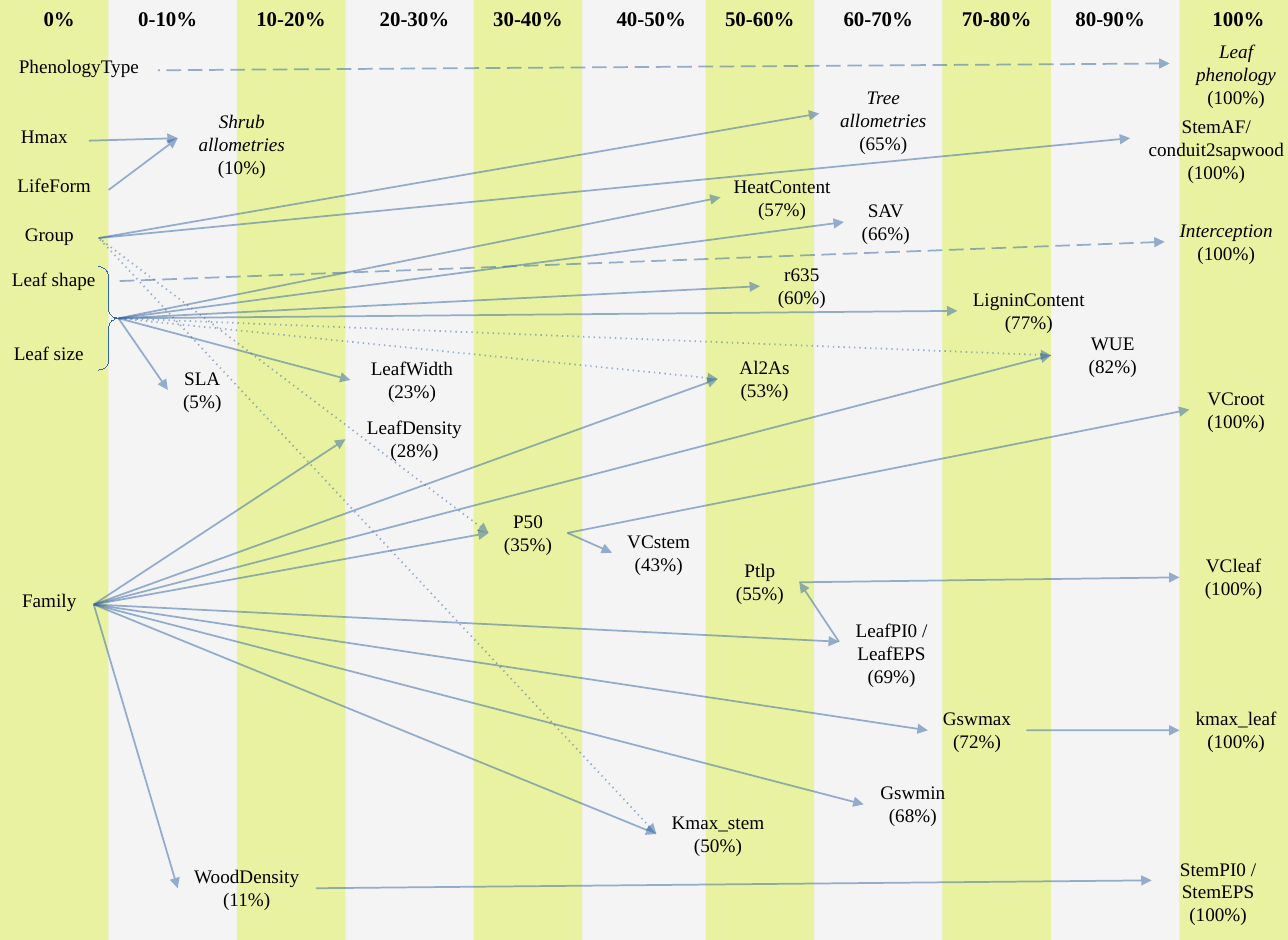
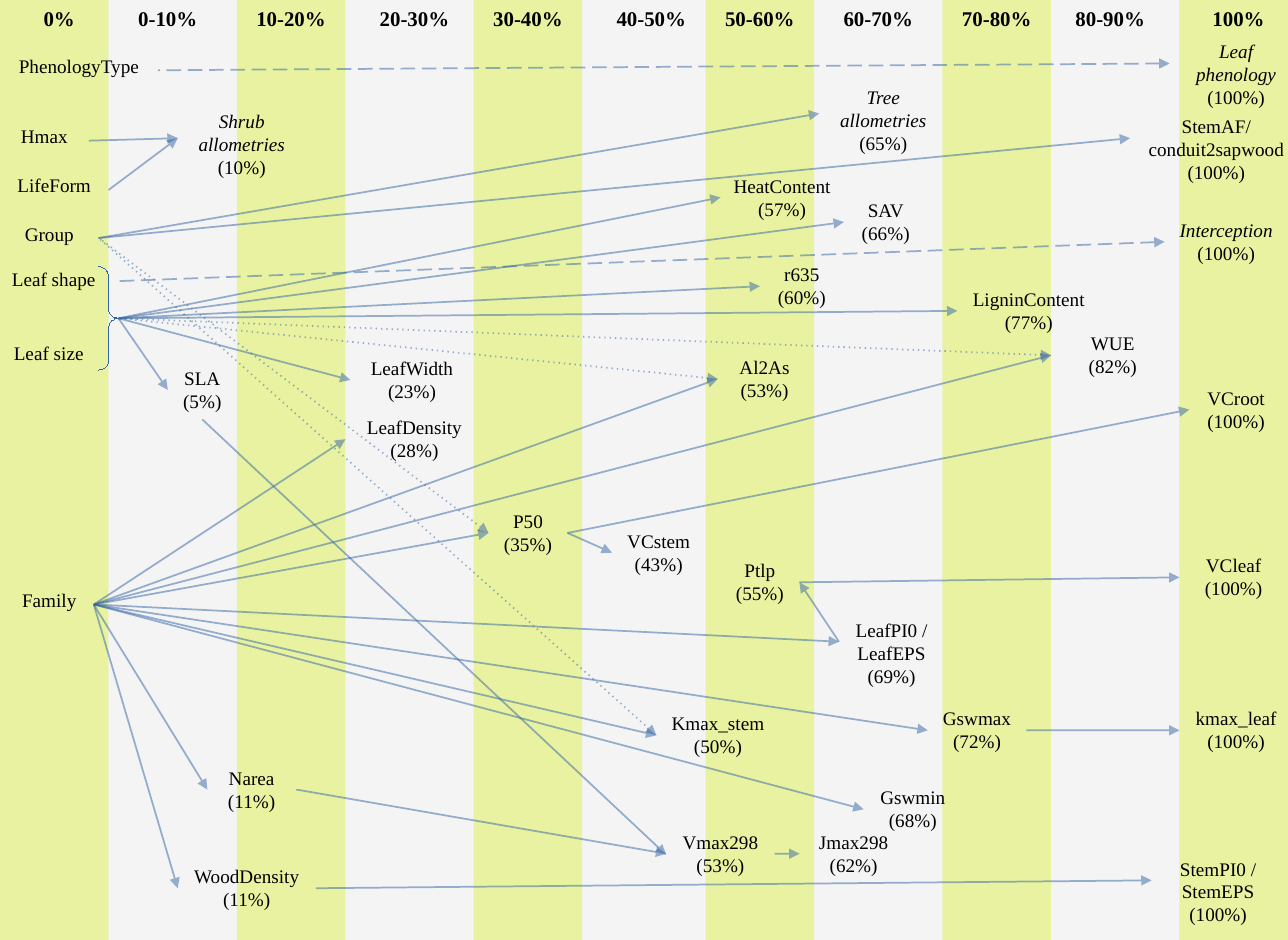
Before and after one commit to emf-creaf/medfatebook, a slide deck: slide 11 of Hydraulics.odp. Drawn at 1288x940 pixels with LibreOffice and Linux fonts; fonts in the diff are those of the drawing. Boxes give left, top, right and bottom in pixels: in the first picture for what was removed or moved away, otherwise in the second. Text is boxed around its words. In the diff, an @@ line names an element or a change of style, - is before the commit and + after.

```diff
--- a/Hydraulics.odp
+++ b/Hydraulics.odp
@@ arrow moved from (657, 833) - (99, 238) to (657, 735) - (99, 238) @@
@@ arrow added from (202, 420) to (667, 854), #3465A4 0 pt @@
@@ arrow moved from (863, 804) - (94, 604) to (863, 809) - (94, 604) @@
@@ arrow moved from (657, 833) - (94, 604) to (657, 735) - (94, 604) @@
@@ arrow added from (94, 604) to (207, 789), #3465A4 0 pt @@
@@ text "Kmax_stem": place and size @@
-text "Kmax_stem" at [672,815,765,857]
+text "Kmax_stem" at [672,716,765,758]
@@ text added at [228,770,275,812], 11 pt, text #000000 @@
+Narea
+(11%)
@@ text "Gswmin": place and size @@
-text "Gswmin" at [880,785,945,826]
+text "Gswmin" at [880,790,945,831]
@@ arrow added from (296, 789) to (667, 853), #3465A4 0 pt @@
@@ text added at [683,834,759,876], 11 pt, text #000000 @@
+Vmax298
+(53%)
@@ text added at [819,836,888,876], 11 pt, text #000000 @@
+Jmax298
+(62%)
@@ arrow added from (774, 853) to (799, 853), #3465A4 0 pt @@
```
Also in this commit, not shown: 2 other slides changed, 4 other files.
